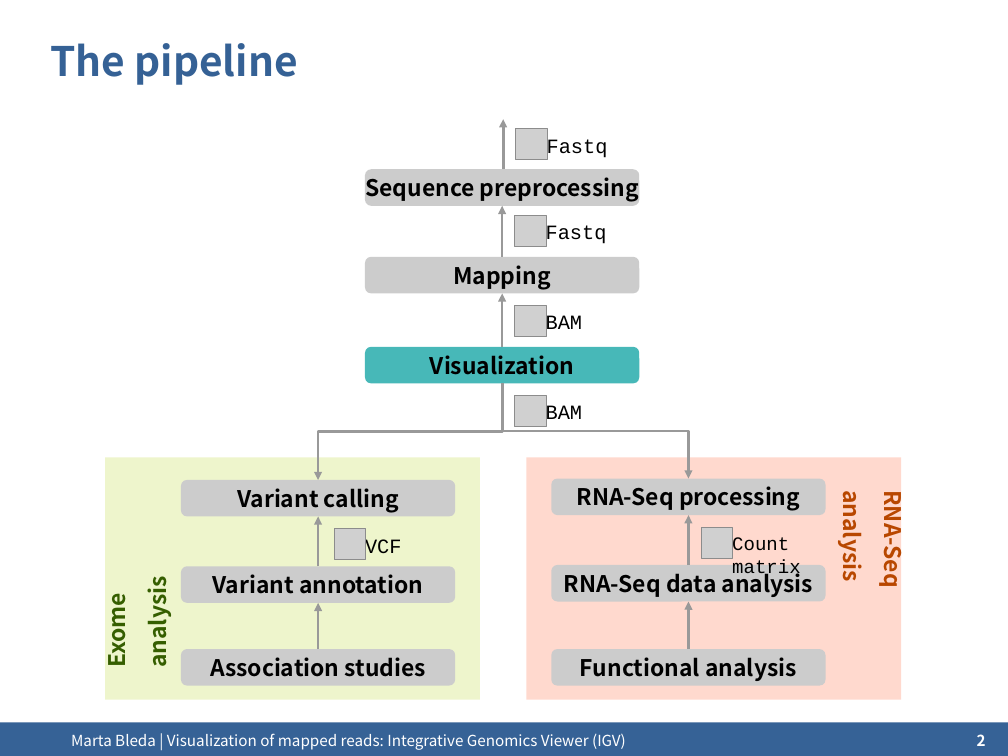
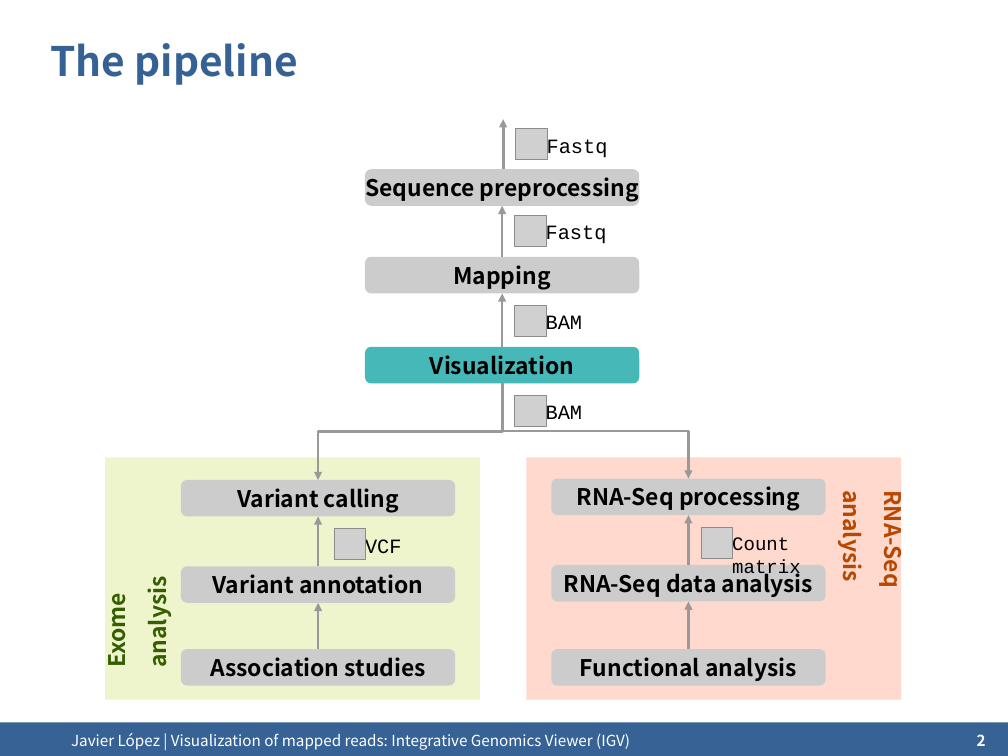
Before and after one commit to ngs-course/ngs-course.github.io, a slide deck: slide 2 of Course_Materials/visualization/presentation/2015-Cambridge_visualisation.odp. Drawn at 1008x756 pixels with LibreOffice and Linux fonts; fonts in the diff are those of the drawing; grey boxes stand for pictures; background and template pictures are left out. Boxes give left, top, right and bottom in pixels: in the first picture for what was removed or moved away, otherwise in the second. Text is boxed around its words. In the diff, an @@ line names an element or a change of style, - is before the commit and + after.

Commit message:
few updates carried out in variant_annotation and visualization presentations

```diff
--- a/Course_Materials/visualization/presentation/2015-Cambridge_visualisation.odp
+++ b/Course_Materials/visualization/presentation/2015-Cambridge_visualisation.odp
@@ text at box(71, 733, 630, 750): text changed @@
-Marta Bleda | Visualization of mapped reads: Integrative Genomics Viewer (IGV)
+Javier López | Visualization of mapped reads: Integrative Genomics Viewer (IGV)
```
Also in this commit, not shown: 11 other slides changed, 5 other files.
